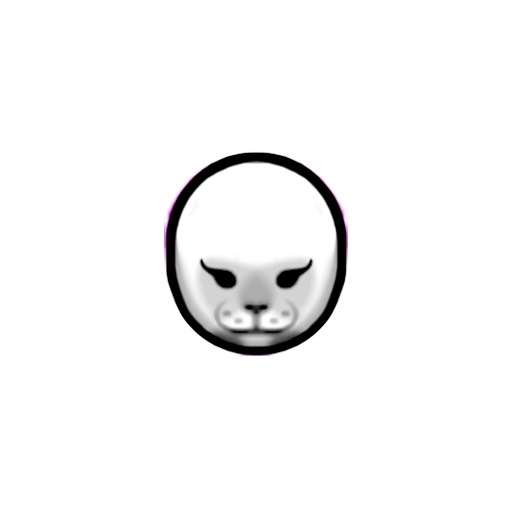
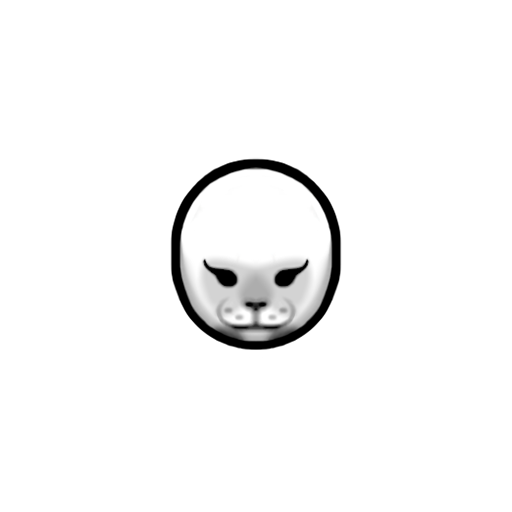
The second 512×512 image is a revision of the first. Changes to its layers:
painted on "Female_Average_Normal_south" (1st of 2) over [left=164, top=151, right=348, bottom=356]
hid "Female_Average_Normal_south" (2nd of 2) over [left=164, top=156, right=348, bottom=356]